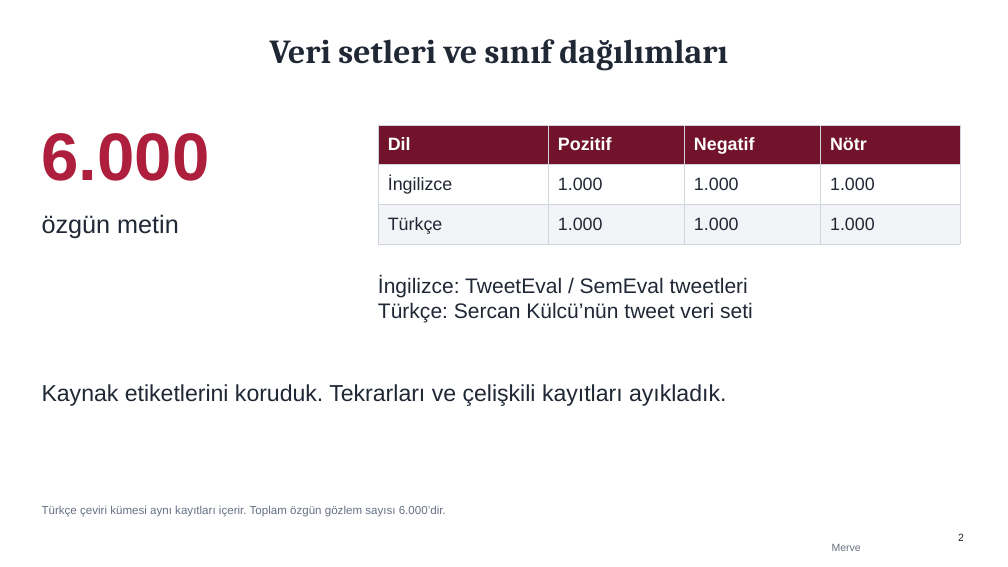
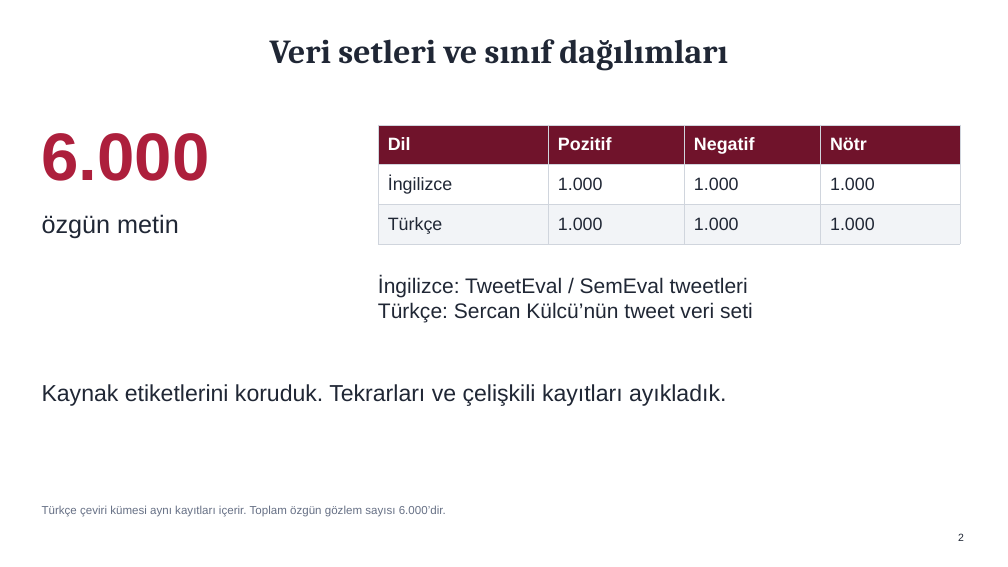
Before and after one commit to HmzT270/SentimentAnalysis, a slide deck: slide 2 of reports/SentimentAnalysis_Sunum.pptx. Drawn at 1008x567 pixels with LibreOffice and Linux fonts; fonts in the diff are those of the drawing. Boxes give left, top, right and bottom in pixels: in the first picture for what was removed or moved away, otherwise in the second. Text is boxed around its words. In the diff, an @@ line names an element or a change of style, - is before the commit and + after.

```diff
--- a/reports/SentimentAnalysis_Sunum.pptx
+++ b/reports/SentimentAnalysis_Sunum.pptx
@@ text removed at (832, 544, 861, 551) @@
-Merve
```
Also in this commit, not shown: 17 other slides changed, 1 other file.
